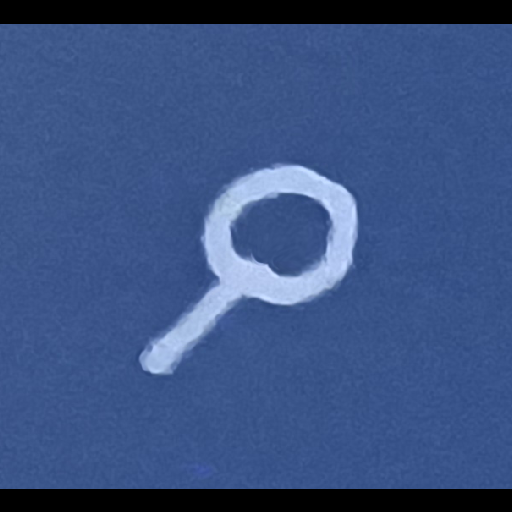
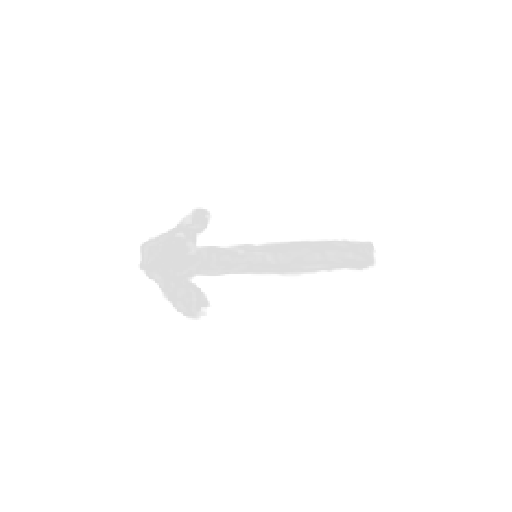
Layers edited between the first and the second 512px x 512px image:
added group "Layer Group" with 28 layers above "Background" over 55, 90, 422, 417
hid "20260612_202032.jpg copy", moved it into group "Layer Group", painted on it, masked it over 0, 24, 512, 489
added layer "back" in group "Layer Group" over 138, 207, 378, 322
hid "add", moved it into group "Layer Group", painted on it, masked it over 47, 39, 502, 484
hid "persona", moved it into group "Layer Group", painted on it, masked it over 11, 7, 512, 512
hid "crowd", moved it into group "Layer Group", painted on it, masked it over 0, 0, 512, 512
hid "post", moved it into group "Layer Group", painted on it, masked it over 0, 42, 512, 438
hid "Background" over 0, 0, 512, 512
